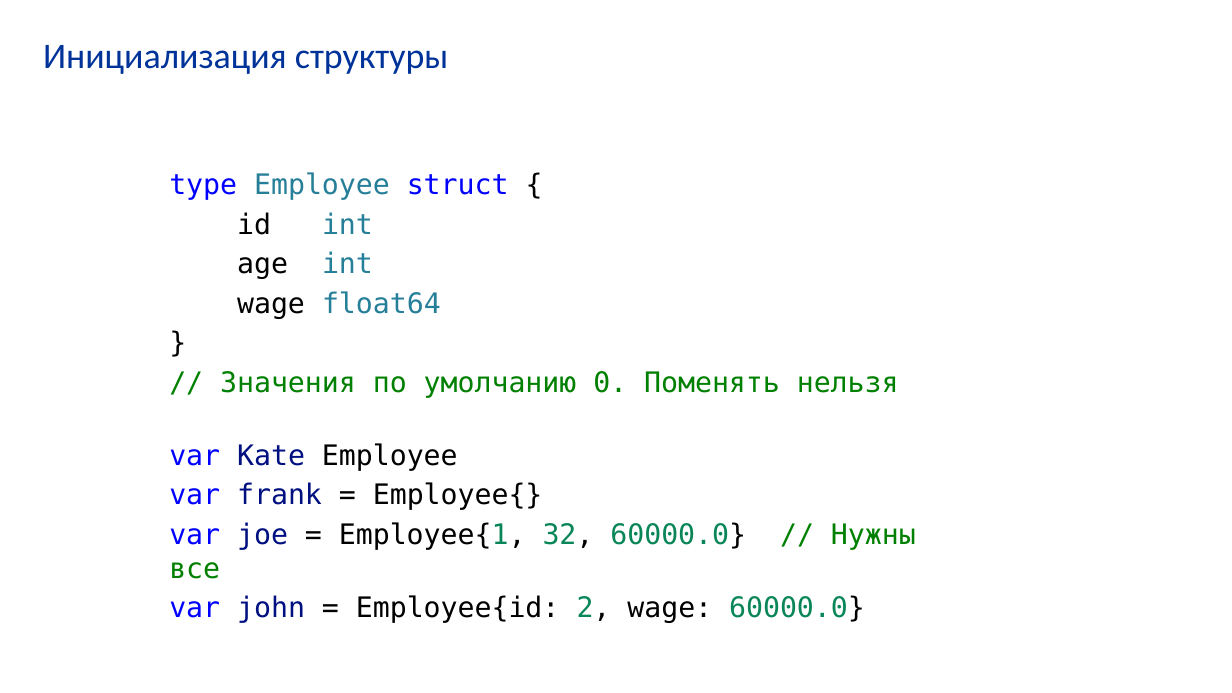
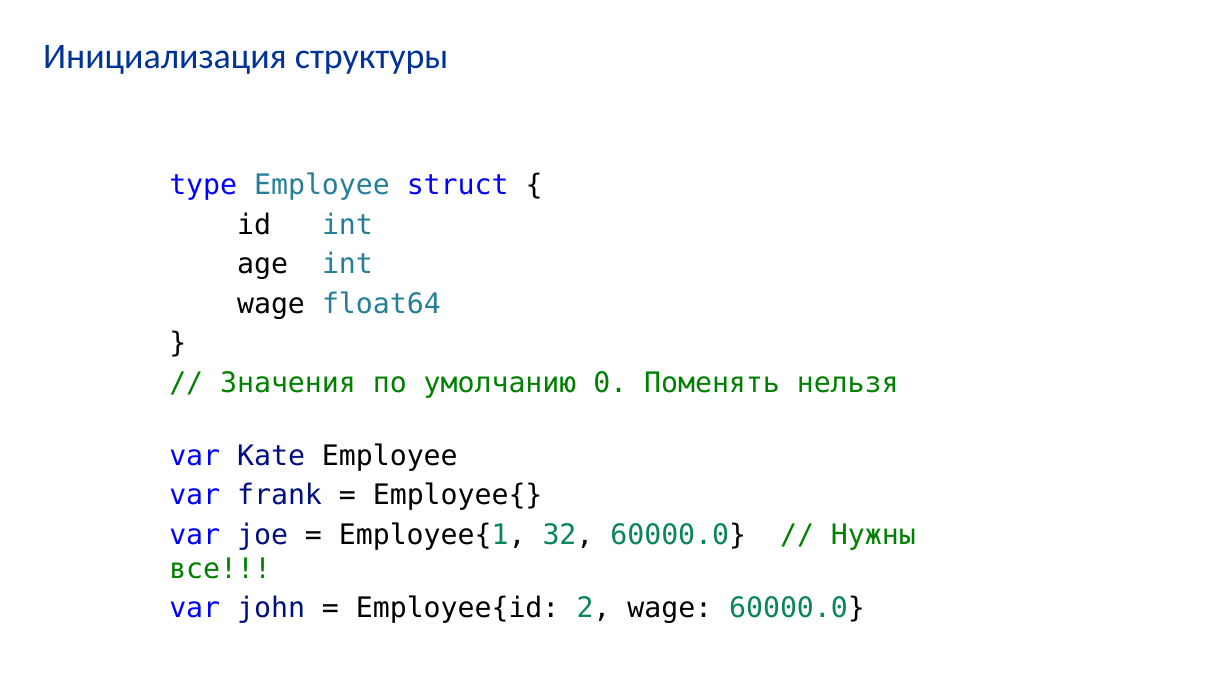
Before and after one commit to VladimirChabanov/alg_and_prog_2025, a slide deck: slide 71 of 01_lectures/lecture_06/presentation_go.pptx (slide 16 before the commit). Drawn at 1232x693 pixels with LibreOffice and Linux fonts; fonts in the diff are those of the drawing. Boxes give left, top, right and bottom in pixels: in the first picture for what was removed or moved away, otherwise in the second. Text is boxed around its words. In the diff, an @@ line names an element or a change of style, - is before the commit and + after.

```diff
--- a/01_lectures/lecture_06/presentation_go.pptx
+++ b/01_lectures/lecture_06/presentation_go.pptx
@@ text at (169,522,916,579): text changed @@
-var joe = Employee{1, 32, 60000.0} // Нужны все
+var joe = Employee{1, 32, 60000.0} // Нужны все!!!
```
Also in this commit, not shown: 6 other slides changed, 77 slides added, 2 other files.
